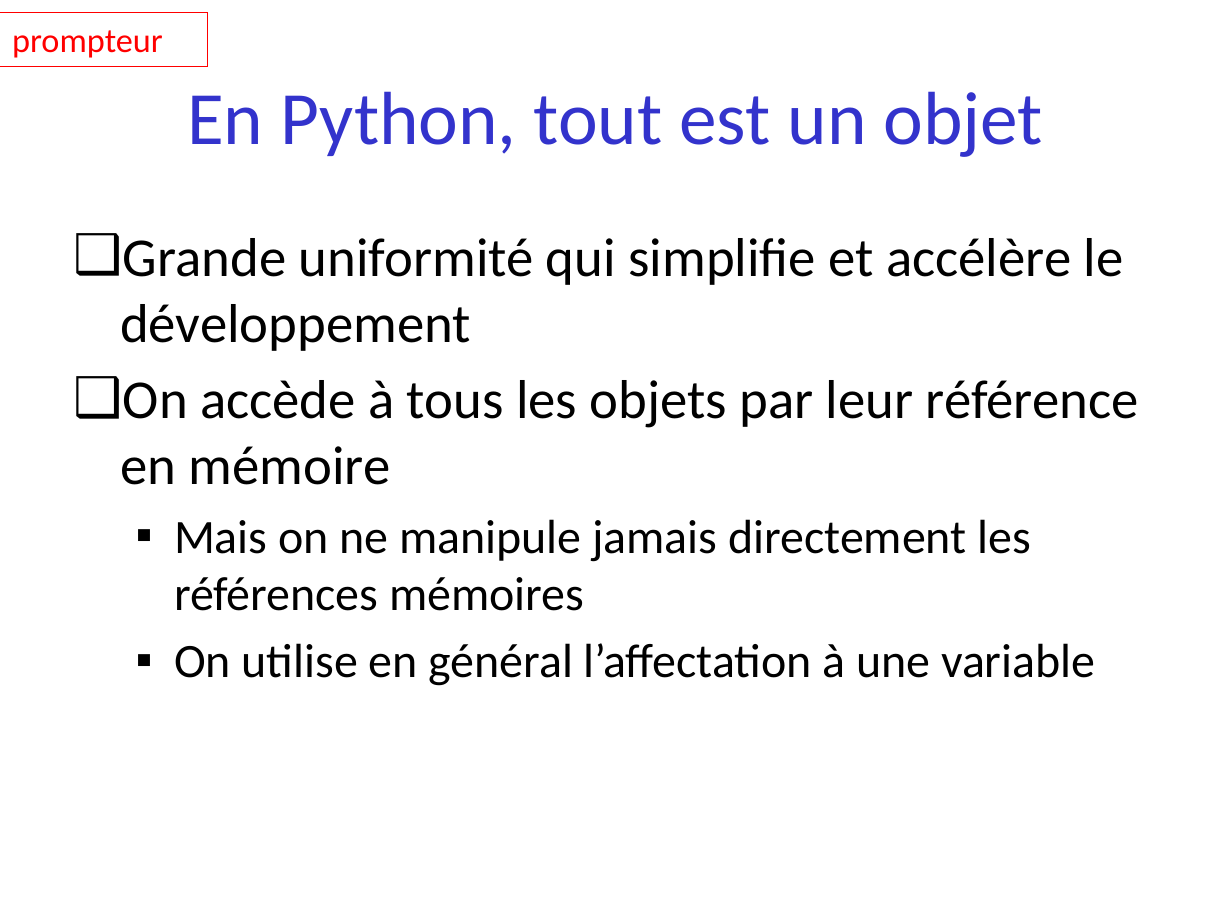
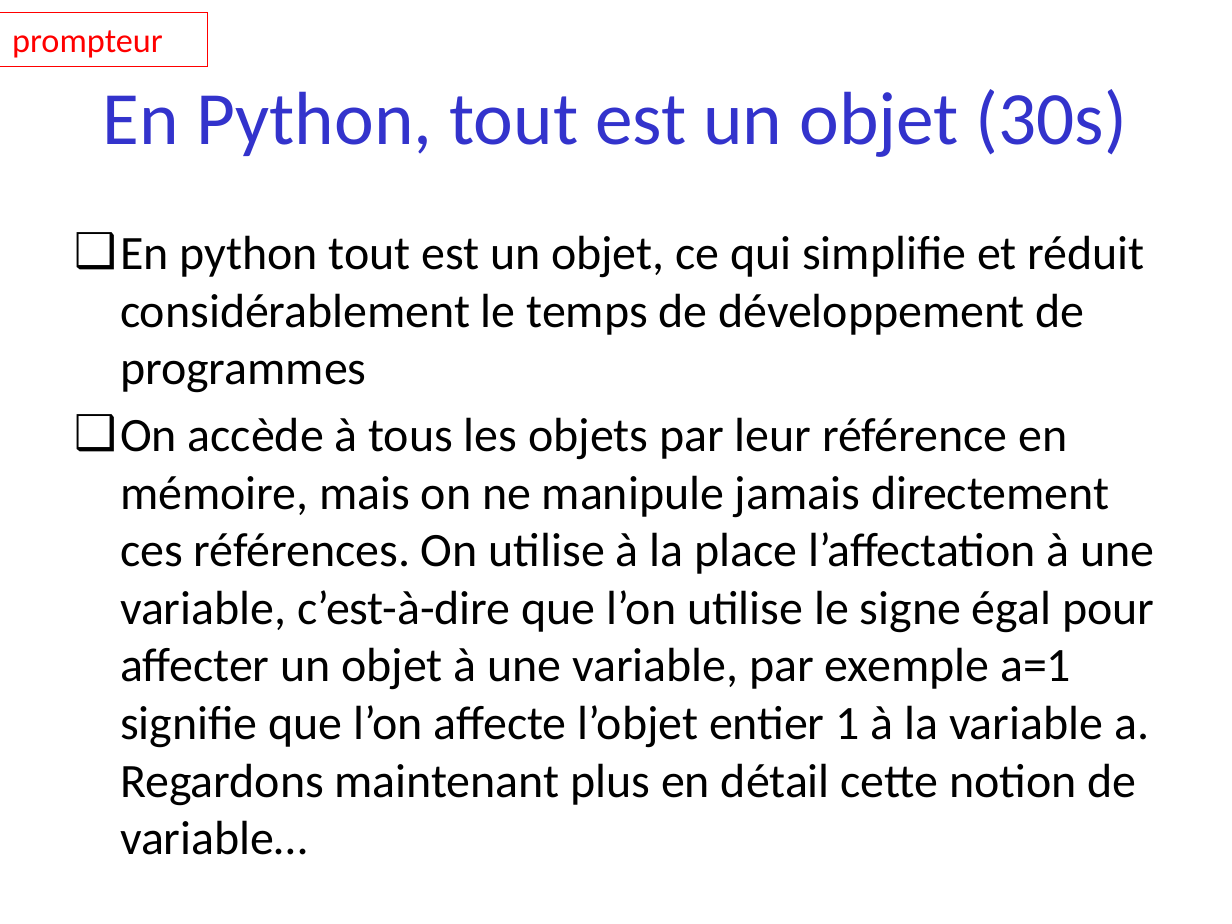
Before and after one commit to parmentelat/flotpython-archive, a slide deck: slide 8 of semaine2/semaine2-0.pptx (slide 4 before the commit). Drawn at 1232x924 pixels with LibreOffice and Linux fonts; fonts in the diff are those of the drawing. Boxes give left, top, right and bottom in pixels: in the first picture for what was removed or moved away, otherwise in the second. Text is boxed around its words. In the diff, an @@ line names an element or a change of style, - is before the commit and + after.

Commit message:
creation semaine 0bis pour l'introduction des notions de base nécessaire à l'écriture de petits programmes
semaine 0 : DONE
semaine 0bis : en cours

```diff
--- a/semaine2/semaine2-0.pptx
+++ b/semaine2/semaine2-0.pptx
@@ title at (103,89,1127,157): text changed @@
-En Python, tout est un objet
+En Python, tout est un objet (30s)
@@ text at (120,235,1154,806): text changed; size 32 to 28 pt @@
-❑ Grande uniformité qui simplifie et accélère le développement
-❑ On accède à tous les objets par leur référence en mémoire
-  ▪ Mais on ne manipule jamais directement les références mémoires
-  ▪ On utilise en général l’affectation à une variable
+❑ En python tout est un objet, ce qui simplifie et réduit considérablement le temps de développement de programmes
+❑ On accède à tous les objets par leur référence en mémoire, mais on ne manipule jamais directement ces références. On utilise à la place l’affectation à une variable, c’est-à-dire que l’on utilise le signe égal pour affecter un objet à une variable, par exemple a=1 signifie que l’on affecte l’objet entier 1 à la variable a. Regardons maintenant plus en détail cette notion de variable…
```
Also in this commit, not shown: 6 other slides changed, 5 slides added, 1 slide removed, 3 other files.
